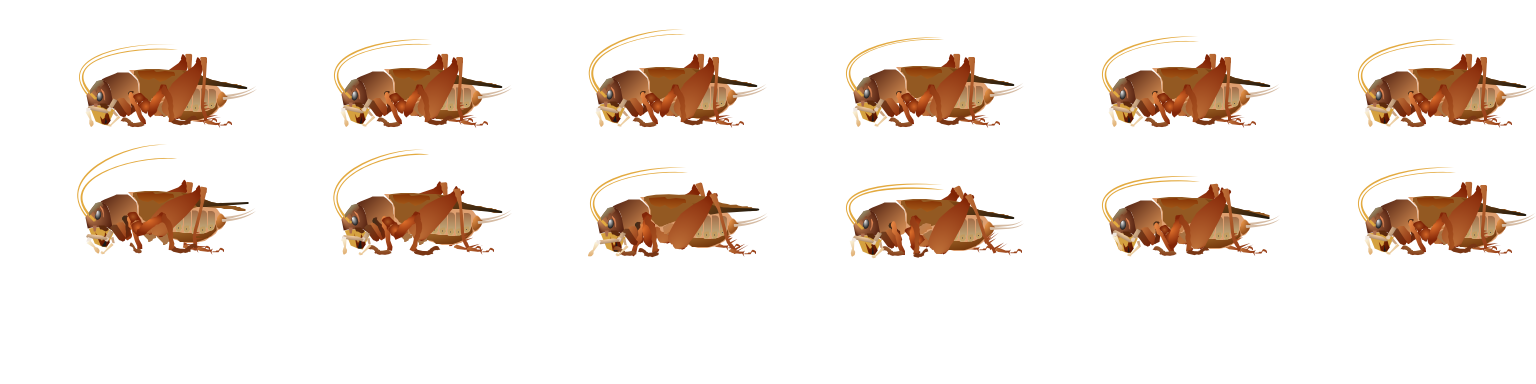
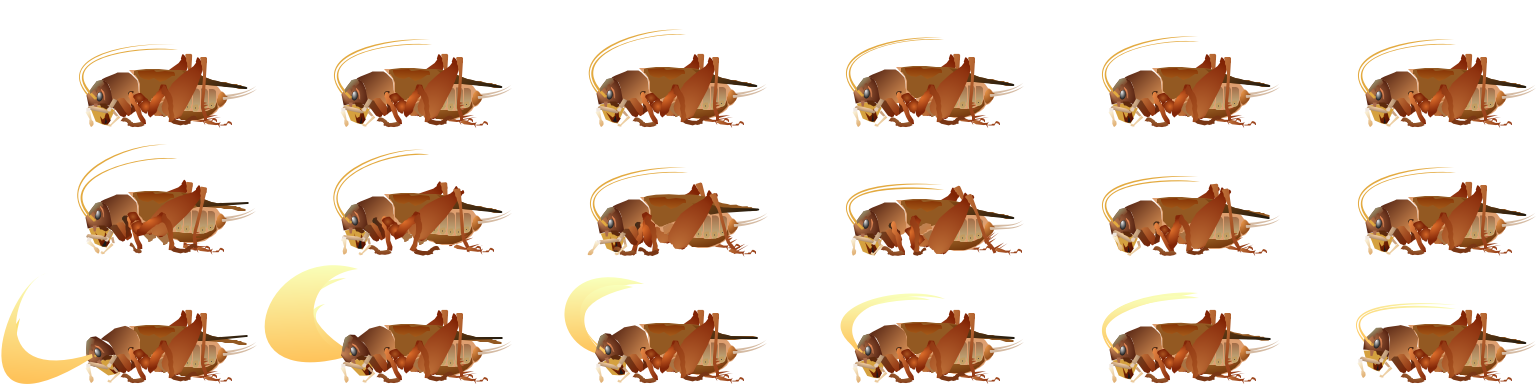
The second 1536x384 image is a revision of the first. Changes to its layers:
pixels changed over [1, 209, 1536, 384] (layer not identified)
